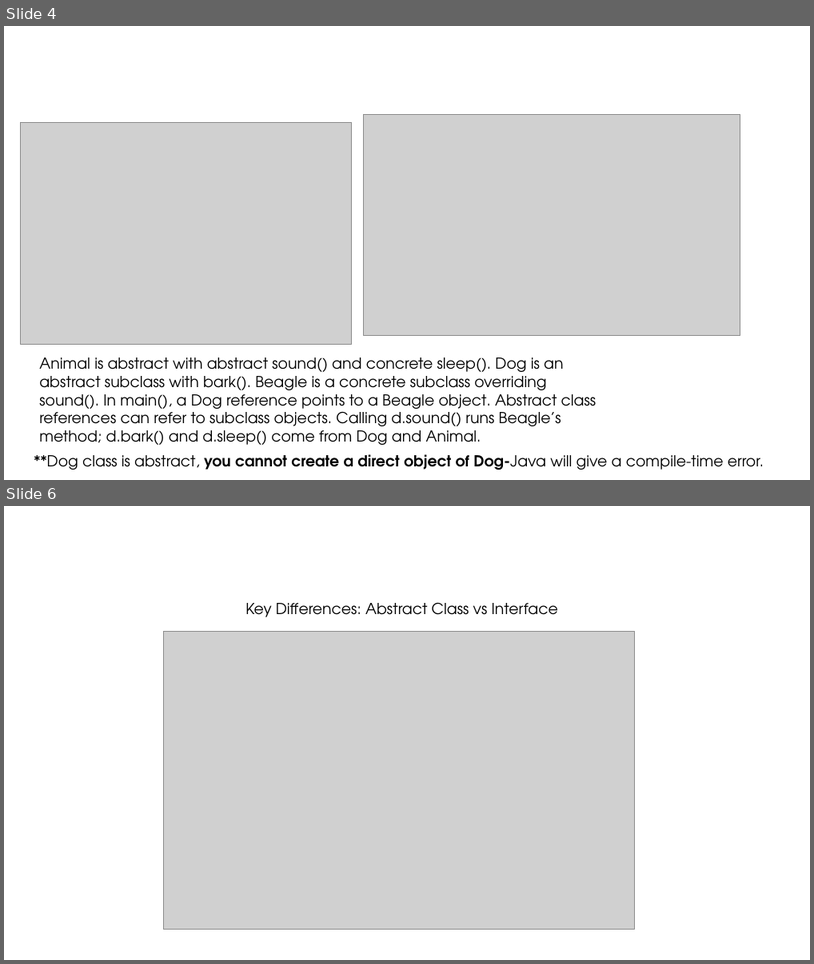
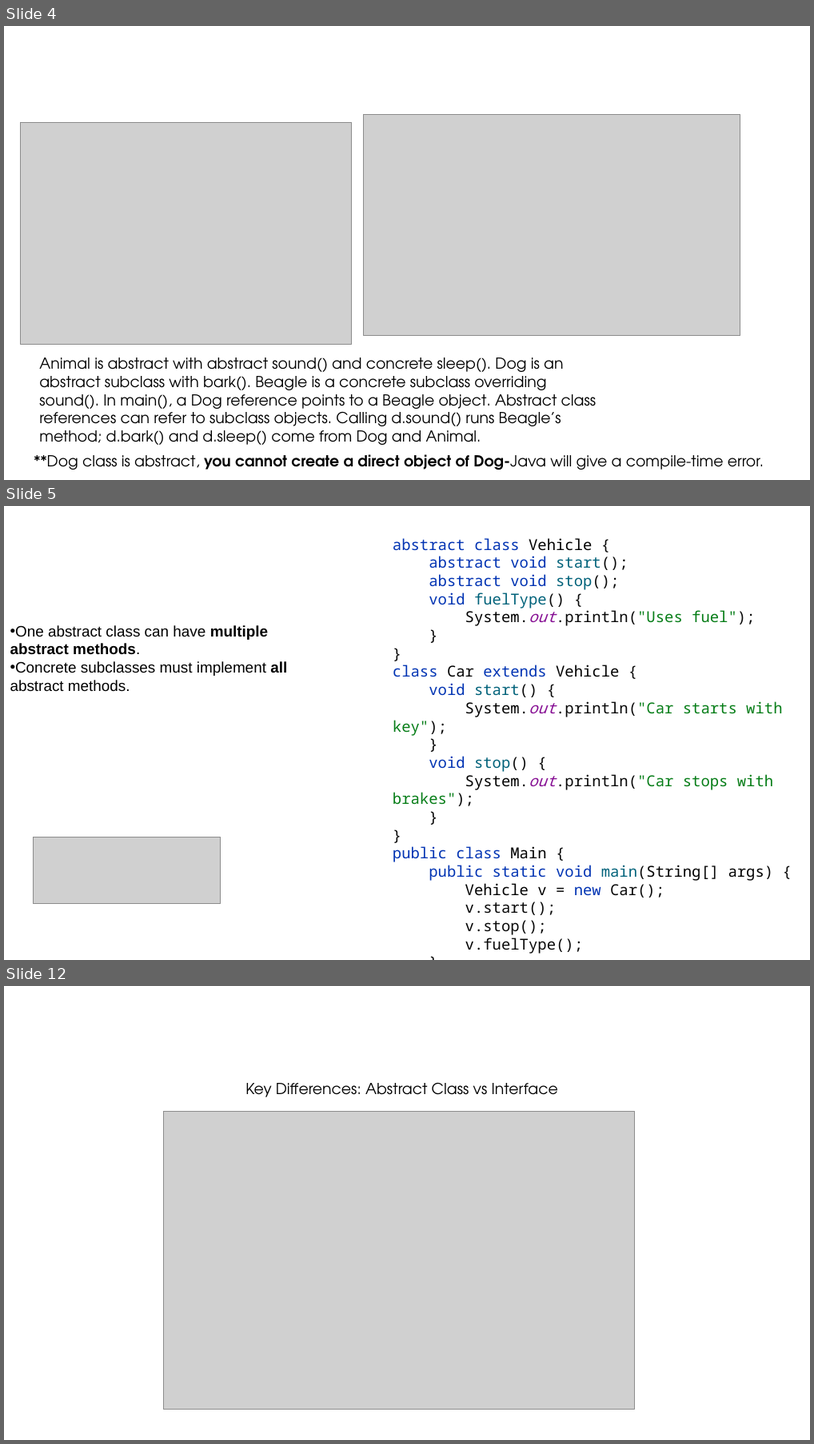
Before and after one commit to ashrafulparan2/Resources, a slide deck: CSE281/Lecture 10.pptx. Shown one above the other, each under a label of ours: slides 4 and 6 before the commit, slides 4, 5 and 12 after it; the slides between them are not shown. The pictures are 814x964 and 814x1444 pixels, drawn with LibreOffice and Linux fonts; fonts in the diff are those of the drawing; grey boxes stand for pictures; background and template pictures are left out. Boxes give left, top, right and bottom in pixels: in the first picture for what was removed or moved away, otherwise in the second. Text is boxed around its words. In the diff, an @@ line names an element or a change of style, - is before the commit and + after.

```diff
--- a/CSE281/Lecture 10.pptx
+++ b/CSE281/Lecture 10.pptx
@@ slide 5 added at bbox=[4, 506, 810, 960], background #FFFFFF @@
@@ text added at bbox=[393, 538, 782, 953], 18 pt, text #080808 @@
+abstract class Vehicle {
+abstract void start();
+abstract void stop();
+void fuelType() {
+System.out.println("Uses fuel");
+}
+}
+class Car extends Vehicle {
+void start() {
+System.out.println("Car starts with key");
+}
+void stop() {
+System.out.println("Car stops with brakes");
+}
+}
+public class Main {
+public static void main(String[] args) {
+Vehicle v = new Car();
+v.start();
+v.stop();
+v.fuelType();
+}
+}
@@ text added at bbox=[10, 625, 287, 692], 18 pt, text #000000 @@
+• One abstract class can have multiple abstract methods.
+• Concrete subclasses must implement all abstract methods.
@@ picture added at bbox=[33, 836, 221, 903] @@
@@ what was slide 6 is now slide 12 @@
```
Also in this commit, not shown: 1 slide changed, 5 other slides added, 12 other files.
